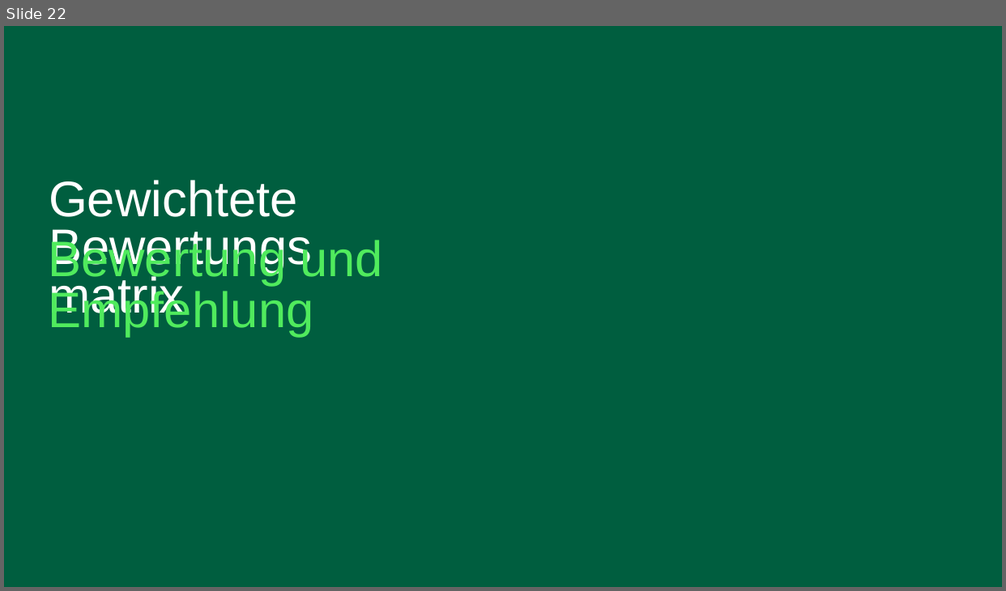
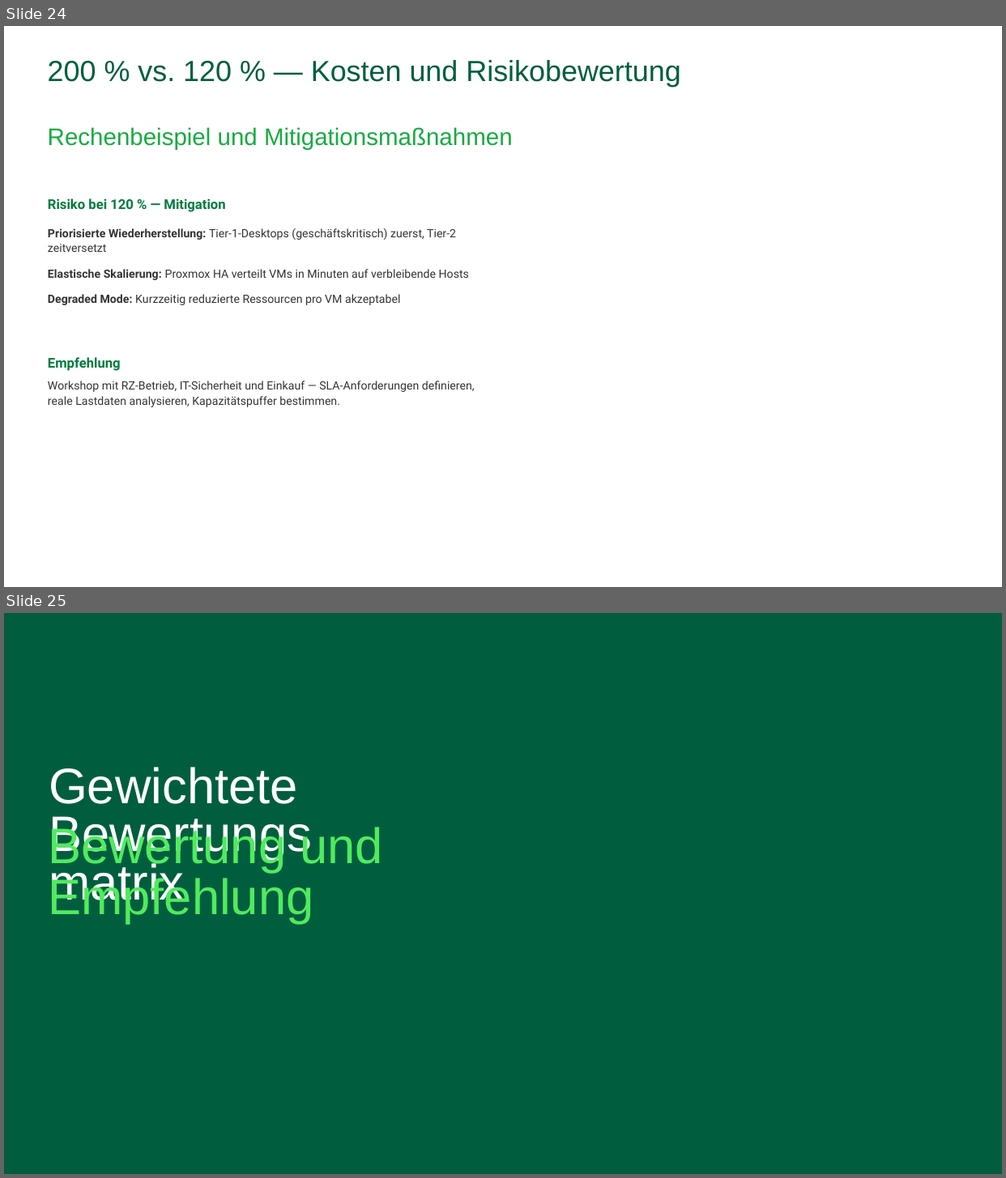
Before and after one commit to stefanbuell-wq/vdi-validation, a slide deck: docs/VDI-Vergleichsanalyse.pptx. Shown one above the other, each under a label of ours: slide 22 before the commit, slides 24 and 25 after it. The pictures are 1006x591 and 1006x1178 pixels, drawn with LibreOffice and Linux fonts; fonts in the diff are those of the drawing; background and template pictures are left out. Boxes give left, top, right and bottom in pixels: in the first picture for what was removed or moved away, otherwise in the second. Text is boxed around its words. In the diff, an @@ line names an element or a change of style, - is before the commit and + after.

```diff
--- a/docs/VDI-Vergleichsanalyse.pptx
+++ b/docs/VDI-Vergleichsanalyse.pptx
@@ slide 24 added at (4,26,1002,587), background #FFFFFF @@
@@ title added at (48,60,680,87), 28 pt, text #005E3F @@
+200 % vs. 120 % — Kosten und Risikobewertung
@@ text added at (48,127,513,150), 23 pt, text #17AB41 @@
+Rechenbeispiel und Mitigationsmaßnahmen
@@ text added at (48,199,475,408), 11 pt, text #333333 @@
+Risiko bei 120 % — Mitigation
+Priorisierte Wiederherstellung: Tier-1-Desktops (geschäftskritisch) zuerst, Tier-2 zeitversetzt
+Elastische Skalierung: Proxmox HA verteilt VMs in Minuten auf verbleibende Hosts
+Degraded Mode: Kurzzeitig reduzierte Ressourcen pro VM akzeptabel
+Empfehlung
+Workshop mit RZ-Betrieb, IT-Sicherheit und Einkauf — SLA-Anforderungen definieren, reale Lastdaten analysieren, Kapazitätspuffer bestimmen.
@@ what was slide 22 is now slide 25 @@
```
Also in this commit, not shown: 2 slides changed, 2 other slides added, 1 other file.
